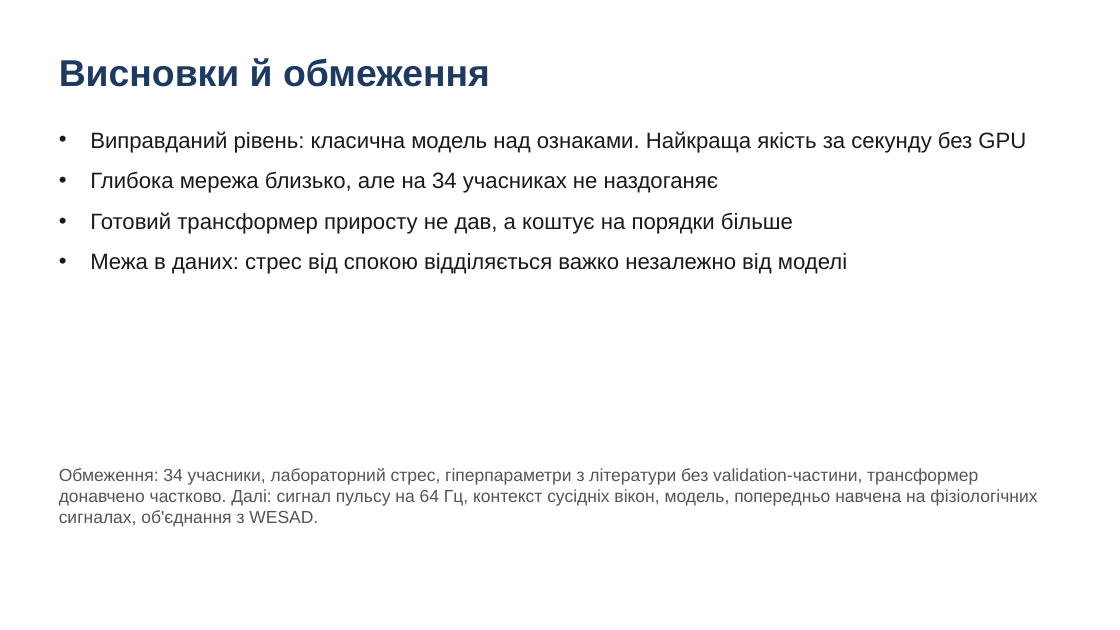
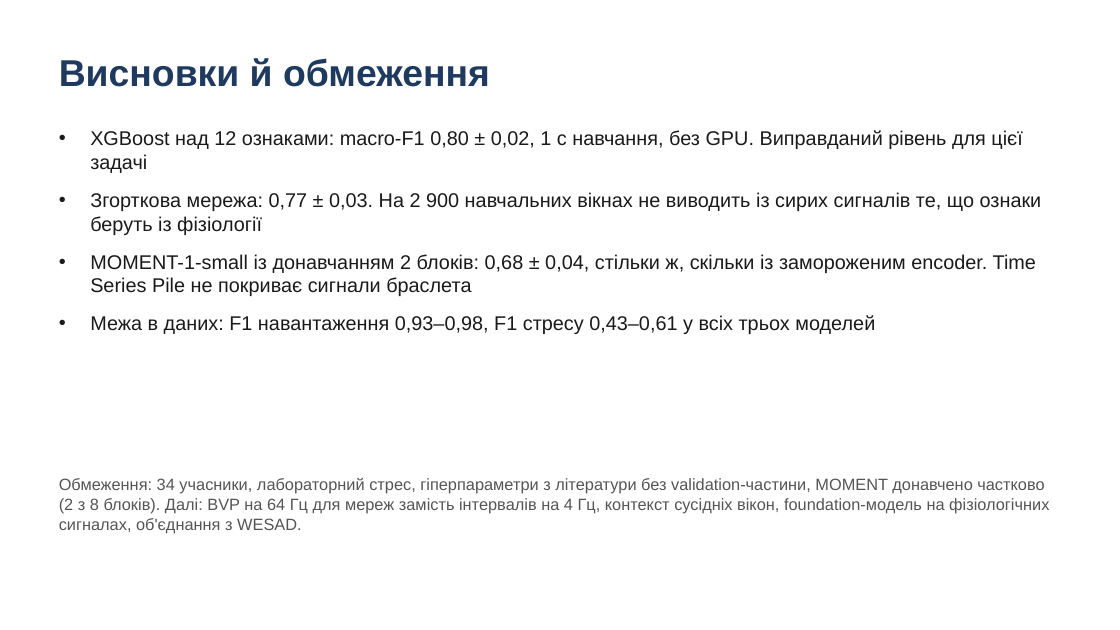
Before and after one commit to lukovskiy541/wearable-stress-exercise, a slide deck: slide 10 of presentation.pptx. Drawn at 1120x630 pixels with LibreOffice and Linux fonts; fonts in the diff are those of the drawing. Boxes give left, top, right and bottom in pixels: in the first picture for what was removed or moved away, otherwise in the second. Text is boxed around its words. In the diff, an @@ line names an element or a change of style, - is before the commit and + after.

```diff
--- a/presentation.pptx
+++ b/presentation.pptx
@@ text at bbox=[90, 130, 1042, 334]: text changed; size 19 to 17 pt @@
-• Виправданий рівень: класична модель над ознаками. Найкраща якість за секунду без GPU
-• Глибока мережа близько, але на 34 учасниках не наздоганяє
-• Готовий трансформер приросту не дав, а коштує на порядки більше
-• Межа в даних: стрес від спокою відділяється важко незалежно від моделі
+• XGBoost над 12 ознаками: macro-F1 0,80 ± 0,02, 1 с навчання, без GPU. Виправданий рівень для цієї задачі
+• Згорткова мережа: 0,77 ± 0,03. На 2 900 навчальних вікнах не виводить із сирих сигналів те, що ознаки беруть із фізіології
+• MOMENT-1-small із донавчанням 2 блоків: 0,68 ± 0,04, стільки ж, скільки із замороженим encoder. Time Series Pile не покриває сигнали браслета
+• Межа в даних: F1 навантаження 0,93–0,98, F1 стресу 0,43–0,61 у всіх трьох моделей
@@ text at bbox=[59, 478, 1049, 533]: text changed; size 15 to 14 pt @@
-Обмеження: 34 учасники, лабораторний стрес, гіперпараметри з літератури без validation-частини, трансформер донавчено частково. Далі: сигнал пульсу на 64 Гц, контекст сусідніх вікон, модель, попередньо навчена на фізіологічних сигналах, об'єднання з WESAD.
+Обмеження: 34 учасники, лабораторний стрес, гіперпараметри з літератури без validation-частини, MOMENT донавчено частково (2 з 8 блоків). Далі: BVP на 64 Гц для мереж замість інтервалів на 4 Гц, контекст сусідніх вікон, foundation-модель на фізіологічних сигналах, об'єднання з WESAD.
```
Also in this commit, not shown: 9 other slides changed, 1 other file.
